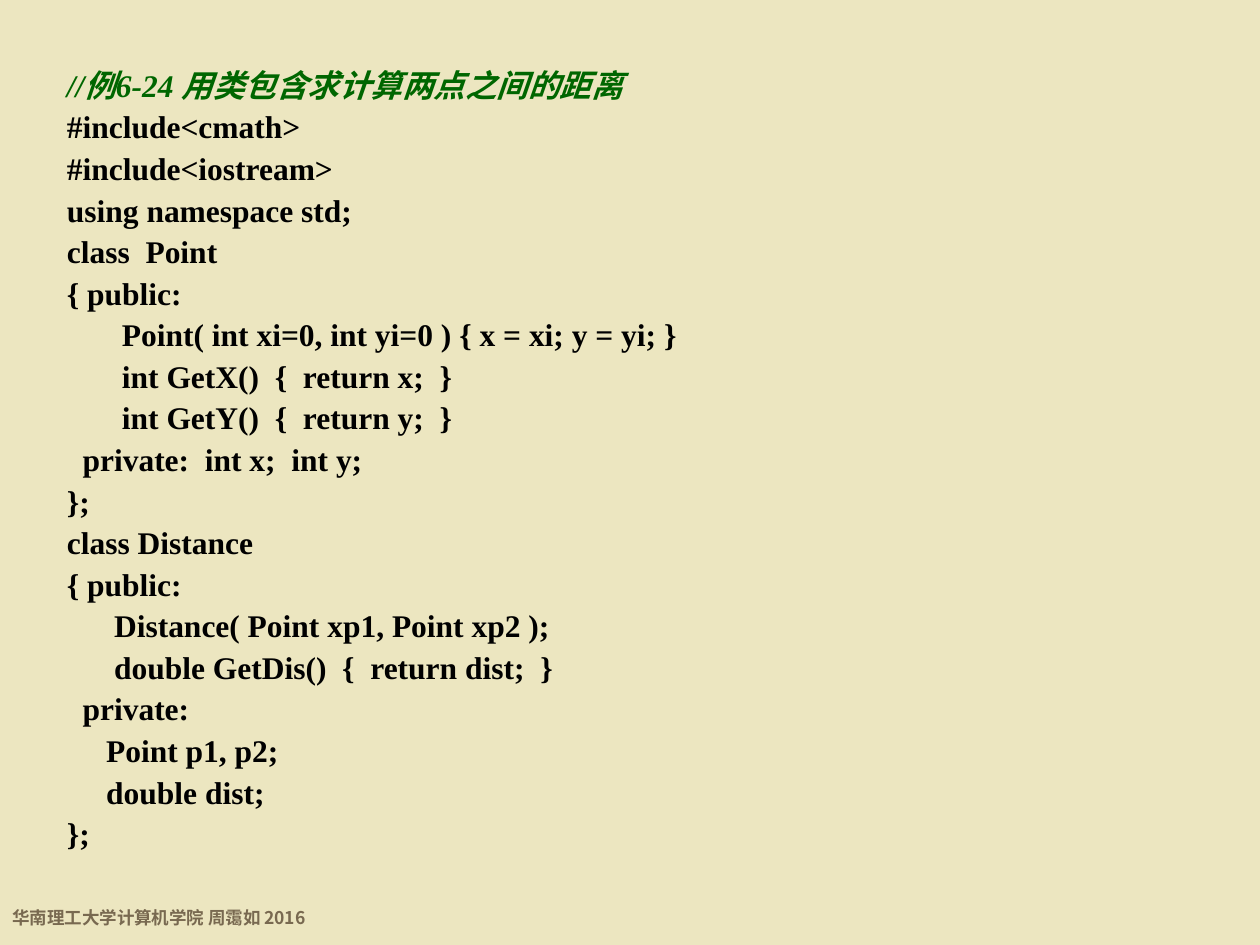
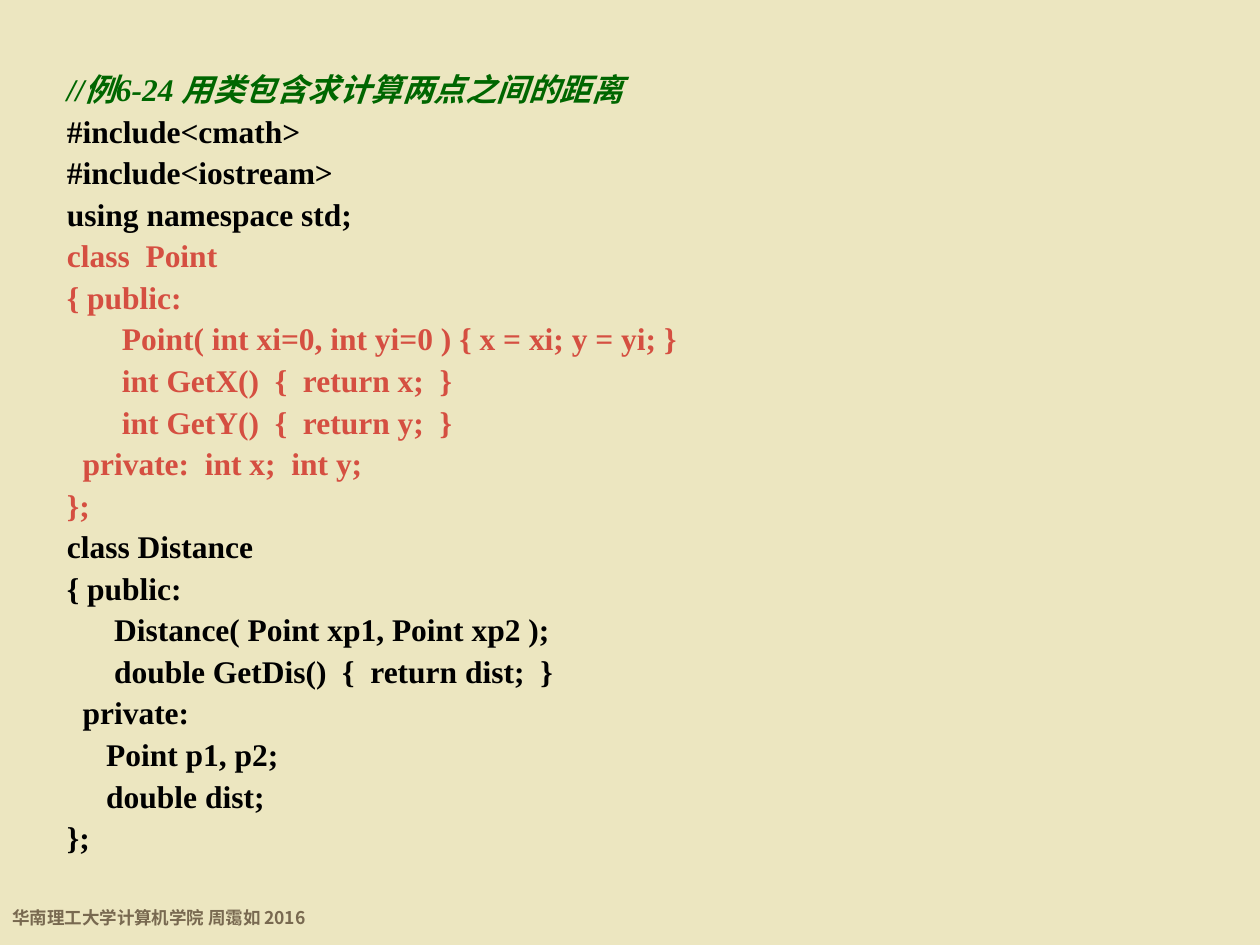
Before and after one commit to wwuhn/wwuhn.github.io, a slide deck: slide 252 of bookspcClassic/C++程序设计基础（第5版）周霭如/6-类与对象.pptx. Drawn at 1260x945 pixels with LibreOffice and Linux fonts; fonts in the diff are those of the drawing; background and template pictures are left out. Boxes give left, top, right and bottom in pixels: in the first picture for what was removed or moved away, otherwise in the second. Text is boxed around its words. In the diff, an @@ line names an element or a change of style, - is before the commit and + after.

```diff
--- a/bookspcClassic/C++程序设计基础（第5版）周霭如/6-类与对象.pptx
+++ b/bookspcClassic/C++程序设计基础（第5版）周霭如/6-类与对象.pptx
@@ text at bbox=[67, 245, 656, 482]: text colour #000000 to #D54F41 in "class Point", "{ public:", "Point( int xi=0, int yi=0 ) { ...", "int GetX() { return x; }" and 3 more places @@
```
Also in this commit, not shown: 15 other slides changed.
